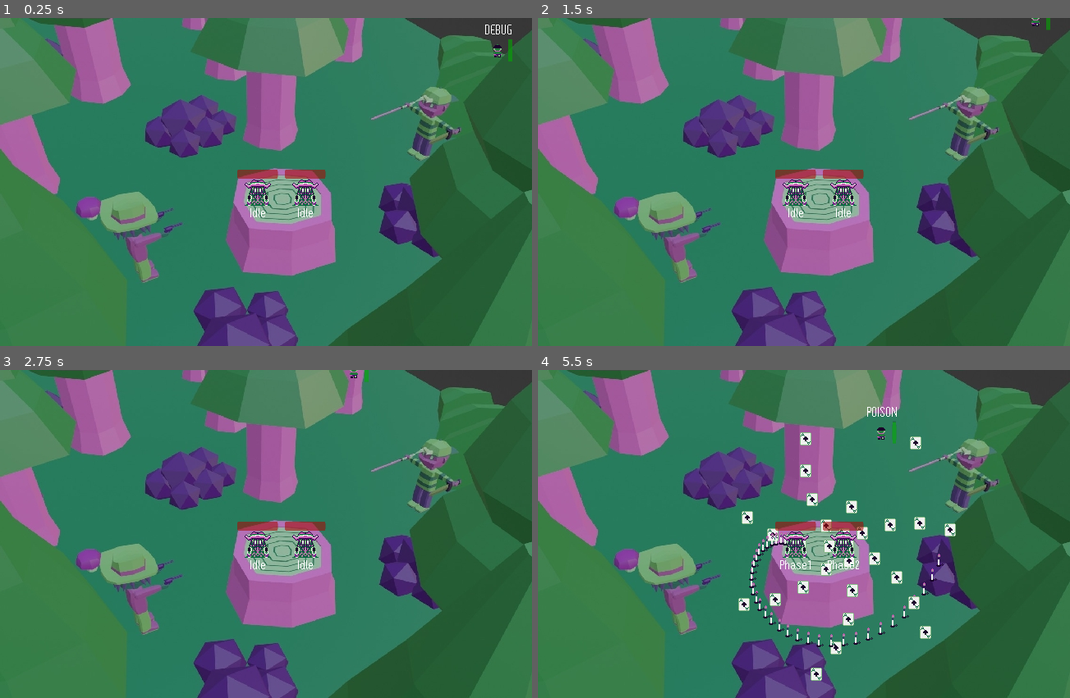
Above: before the commit, frames 1-4 (two rows, left to right).
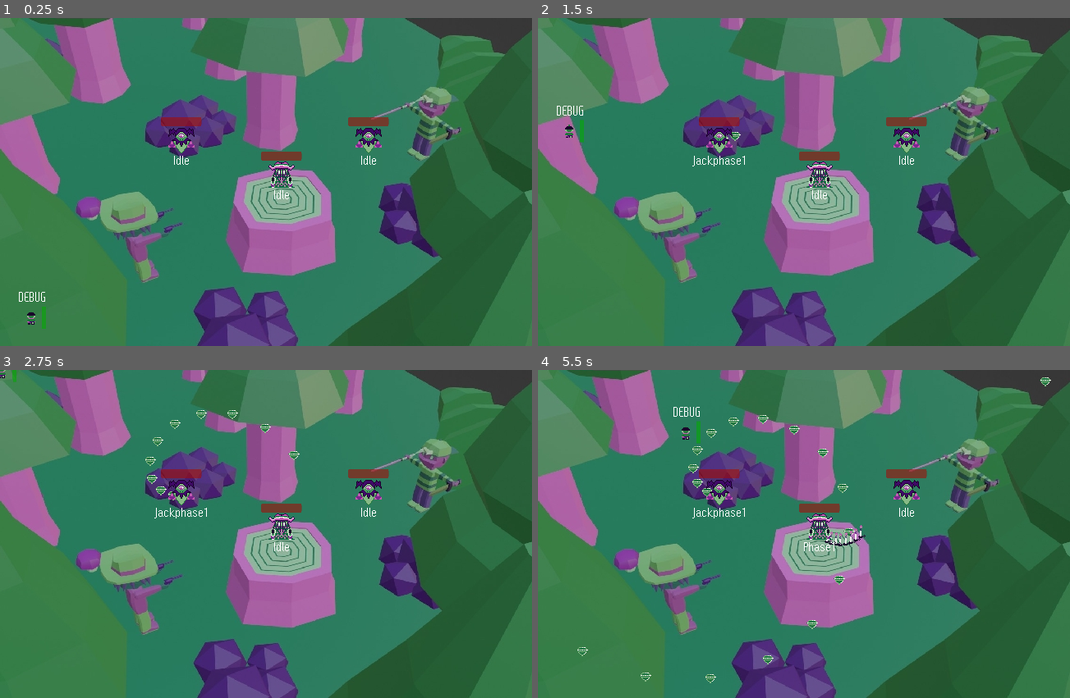
Above: after the commit, the same moments.

Repository: b4k4kozmo/bullet-hell-24
Game: Godot game, scene res://boss_room.tscn
Same seed, same stepped clock (60 frames per second), same inputs: the game is played once before the commit and once after it.
Inputs:
- Up to frame 1 (0.25 s): no input
- Up to frame 2 (1.5 s): tap Enter at 0.5 s; hold W (move_up) from 0.53 s (still down); tap Space (action) at 0.6 s; tap Shift (walk) at 1.35 s
- Up to frame 3 (2.75 s): release W (move_up) at 2.03 s; hold A (move_left) from 2.03 s (still down); tap Space (action) at 2.1 s
- Up to frame 4 (5.5 s): tap Shift (walk) at 2.85, 4.35 s; release A (move_left) at 3.53 s; hold S (move_down) 3.53-4.28 s; tap Space (action) at 3.6, 5.1 s; hold D (move_right) 4.28-5.03 s; hold W (move_up) from 5.03 s (still down)

The runs differ from the first frame. In frame 1, 2.7% of the frame differs, in the area x 3-97%, y 2-95%; in frame 2, 2.7%; in frame 3, 2.9%; in frame 4, 5.9%, in the area x 7-97%, y 2-96%.

Commit message:
new enemy
kamijack is an enemy with different phases and stats

Diff:
--- /dev/null
+++ b/Jackphase1.gd
@@ -0,0 +1,14 @@
+extends State
+
+func enter():
+	super.enter()
+	owner.alpha = -.333
+	owner.bullet_type = 7
+	speed.start()
+	if Bgm.stream != load("res://sounds/Dreaming through the Jungle.mp3"):
+		Bgm.stream = load("res://sounds/Dreaming through the Jungle.mp3")
+		Bgm.play()
+
+func transition():
+	if can_transition:
+		get_parent().change_state("Jackphase2")
--- /dev/null
+++ b/Jackphase2.gd
@@ -0,0 +1,11 @@
+extends State
+
+func enter():
+	super.enter()
+	owner.alpha = 7.77
+	owner.bullet_type = 8
+	speed.start()
+
+func transition():
+	if can_transition:
+		get_parent().change_state("Jackphase3")
--- /dev/null
+++ b/Jackphase3.gd
@@ -0,0 +1,14 @@
+extends State
+
+func enter():
+	super.enter()
+	owner.alpha = 4.44
+	#can change music in different states
+	#Bgm.stop()
+	owner.bullet_type = 9
+	speed.start()
+
+func transition():
+	if can_transition:
+		#speed.wait_time = speed.wait_time/2
+		get_parent().change_state("Jackphase1")
--- a/boss_room.tscn
+++ b/boss_room.tscn
@@ -1,8 +1,8 @@
 [gd_scene load_steps=7 format=3 uid="uid://bhryb2orfoclh"]
 
 [ext_resource type="PackedScene" uid="uid://pajd7oo5vays" path="res://spaghetti.tscn" id="1_s6tax"]
+[ext_resource type="PackedScene" uid="uid://dh4s5ctqeweq6" path="res://kamijack.tscn" id="2_2fwpo"]
 [ext_resource type="PackedScene" uid="uid://4cqla6d7d6hd" path="res://player.tscn" id="2_7vtuo"]
-[ext_resource type="Script" path="res://spaghetti2.gd" id="2_mstta"]
 [ext_resource type="Texture2D" uid="uid://brj8q14wfmea5" path="res://sprites/IMG_4034.JPG" id="3_phblx"]
 
 [sub_resource type="CanvasTexture" id="CanvasTexture_ntpr2"]
@@ -13,16 +13,17 @@
 [node name="BossRoom" type="Node2D"]
 
 [node name="Spaghetti" parent="." instance=ExtResource("1_s6tax")]
-position = Vector2(314, 213)
+position = Vector2(343, 191)
 alpha = 3.043
 
-[node name="Spaghetti2" parent="." instance=ExtResource("1_s6tax")]
-position = Vector2(372, 213)
-script = ExtResource("2_mstta")
-alpha = 0.0
+[node name="Kamijack" parent="." instance=ExtResource("2_2fwpo")]
+position = Vector2(221, 149)
+
+[node name="Kamijack2" parent="." instance=ExtResource("2_2fwpo")]
+position = Vector2(449, 149)
 
 [node name="Player" parent="." instance=ExtResource("2_7vtuo")]
-position = Vector2(606, 40)
+position = Vector2(38, 366)
 collision_layer = 3
 collision_mask = 3
 
--- a/bullet.tscn
+++ b/bullet.tscn
@@ -8,14 +8,16 @@
 [ext_resource type="Texture2D" uid="uid://f6my4hvinndh" path="res://sprites/kamibokken.png" id="6_icaaa"]
 [ext_resource type="Texture2D" uid="uid://dwixajydsfmuh" path="res://sprites/shuriken_down1.png" id="6_ug5ci"]
 [ext_resource type="Texture2D" uid="uid://cq3ispglr04be" path="res://sprites/shuriken_down2.png" id="7_y4x8a"]
+[ext_resource type="Texture2D" uid="uid://na2mk41474kf" path="res://sprites/gem.png" id="9_6fldt"]
 [ext_resource type="Texture2D" uid="uid://di8t5g4jixho2" path="res://sprites/snowball.png" id="9_ytdby"]
+[ext_resource type="Texture2D" uid="uid://buliksyfmel60" path="res://sprites/sando_half.png" id="11_yr5se"]
 
 [sub_resource type="RectangleShape2D" id="RectangleShape2D_uom7v"]
 size = Vector2(4, 4)
 
 [node name="Bullet" type="Area2D"]
 script = ExtResource("1_4tedr")
-texture_array = Array[Texture2D]([ExtResource("2_321cf"), ExtResource("3_4s78l"), ExtResource("4_mklnw"), ExtResource("5_lr5dj"), ExtResource("6_ug5ci"), ExtResource("7_y4x8a"), ExtResource("6_icaaa"), ExtResource("9_ytdby")])
+texture_array = Array[Texture2D]([ExtResource("2_321cf"), ExtResource("3_4s78l"), ExtResource("4_mklnw"), ExtResource("5_lr5dj"), ExtResource("6_ug5ci"), ExtResource("7_y4x8a"), ExtResource("6_icaaa"), ExtResource("9_6fldt"), ExtResource("9_ytdby"), ExtResource("11_yr5se")])
 
 [node name="Sprite2D" type="Sprite2D" parent="."]
 z_index = -1
--- /dev/null
+++ b/kamijack.tscn
@@ -0,0 +1,102 @@
+[gd_scene load_steps=12 format=3 uid="uid://dh4s5ctqeweq6"]
+
+[ext_resource type="Script" path="res://spaghetti2.gd" id="1_6bgo7"]
+[ext_resource type="PackedScene" uid="uid://comrovgj0rfvd" path="res://bullet.tscn" id="2_m4nf5"]
+[ext_resource type="Texture2D" uid="uid://cnxpj2wa0vhcr" path="res://sprites/kamijack_down_1.png" id="3_17oli"]
+[ext_resource type="FontFile" uid="uid://c720lro2tedqy" path="res://fonts/x12y16pxMaruMonica.ttf" id="4_krhc7"]
+[ext_resource type="Script" path="res://scripts/FiniteStateMachine.gd" id="5_i268j"]
+[ext_resource type="Script" path="res://scripts/Idle.gd" id="6_0w4su"]
+[ext_resource type="Script" path="res://Jackphase1.gd" id="7_jpkhd"]
+[ext_resource type="Script" path="res://Jackphase2.gd" id="8_rix2s"]
+[ext_resource type="Script" path="res://Jackphase3.gd" id="9_oidy0"]
+
+[sub_resource type="CircleShape2D" id="CircleShape2D_ikxcq"]
+radius = 195.604
+
+[sub_resource type="RectangleShape2D" id="RectangleShape2D_mg4nb"]
+
+[node name="Kamijack" type="CharacterBody2D" groups=["enemy"]]
+position = Vector2(372, 213)
+script = ExtResource("1_6bgo7")
+bullet_node = ExtResource("2_m4nf5")
+
+[node name="Sprite2D" type="Sprite2D" parent="."]
+texture = ExtResource("3_17oli")
+
+[node name="Speed" type="Timer" parent="."]
+wait_time = 0.15
+
+[node name="Duration" type="Timer" parent="."]
+wait_time = 5.0
+
+[node name="Debug" type="Label" parent="."]
+anchors_preset = 5
+anchor_left = 0.5
+anchor_right = 0.5
+offset_left = -20.0
+offset_top = 16.0
+offset_right = 20.0
+offset_bottom = 39.0
+grow_horizontal = 2
+theme_override_fonts/font = ExtResource("4_krhc7")
+text = "Debug"
+horizontal_alignment = 1
+
+[node name="PlayerDetection" type="Area2D" parent="."]
+
+[node name="CollisionShape2D" type="CollisionShape2D" parent="PlayerDetection"]
+unique_name_in_owner = true
+shape = SubResource("CircleShape2D_ikxcq")
+
+[node name="FiniteStateMachine" type="Node2D" parent="."]
+script = ExtResource("5_i268j")
+
+[node name="Idle" type="Node2D" parent="FiniteStateMachine"]
+script = ExtResource("6_0w4su")
+
+[node name="Jackphase1" type="Node2D" parent="FiniteStateMachine"]
+script = ExtResource("7_jpkhd")
+
+[node name="Jackphase2" type="Node2D" parent="FiniteStateMachine"]
+script = ExtResource("8_rix2s")
+
+[node name="Jackphase3" type="Node2D" parent="FiniteStateMachine"]
+script = ExtResource("9_oidy0")
+
+[node name="CollisionShape2D" type="CollisionShape2D" parent="."]
+shape = SubResource("RectangleShape2D_mg4nb")
+
+[node name="ProgressBar" type="ProgressBar" parent="."]
+visible = false
+custom_minimum_size = Vector2(198, 2.08165e-12)
+anchors_preset = 5
+anchor_left = 0.5
+anchor_right = 0.5
+offset_left = -57.0
+offset_top = -49.0
+offset_right = 141.0
+offset_bottom = -22.0
+grow_horizontal = 2
+scale = Vector2(0.6, 0.6)
+max_value = 999.0
+value = 999.0
+
+[node name="ProgressBar2" type="ProgressBar" parent="."]
+modulate = Color(0.892161, 0.0610557, 0.0360141, 1)
+custom_minimum_size = Vector2(198, 2.08165e-12)
+anchors_preset = 5
+anchor_left = 0.5
+anchor_right = 0.5
+offset_left = -25.0
+offset_top = -28.0
+offset_right = 173.0
+offset_bottom = -1.0
+grow_horizontal = 2
+scale = Vector2(0.25, 0.4)
+theme_override_constants/outline_size = 1
+max_value = 444.0
+value = 444.0
+show_percentage = false
+
+[connection signal="timeout" from="Speed" to="." method="_on_speed_timeout"]
+[connection signal="body_entered" from="PlayerDetection" to="FiniteStateMachine/Idle" method="_on_player_entered"]
--- /dev/null
+++ b/scripts/Jackphase1.gd
@@ -0,0 +1,14 @@
+extends State
+
+func enter():
+	super.enter()
+	owner.alpha = 0.111
+	owner.bullet_type = 0
+	speed.start()
+	if Bgm.stream != load("res://sounds/Dreaming through the Jungle.mp3"):
+		Bgm.stream = load("res://sounds/Dreaming through the Jungle.mp3")
+		Bgm.play()
+
+func transition():
+	if can_transition:
+		get_parent().change_state("Phase2")
--- a/scripts/Player.gd
+++ b/scripts/Player.gd
@@ -81,6 +81,14 @@
 			slow()
 		3:
 			stun()
+		7:
+			$AudioStreamPlayer2D.play()
+			health -= 7
+		8:
+			slow()
+		9:
+			$AudioStreamPlayer2D.play()
+			health += 5
 
 func fire():
 	debug.text = "fire"
--- a/spaghetti2.gd
+++ b/spaghetti2.gd
@@ -2,11 +2,11 @@
 
 var theta: float = 0.0
 @export_range(0,2*PI) var alpha: float = 0.0
-@export var health = 999
+@export var health = 444
 
 @export var bullet_node: PackedScene
 var bullet_type: int = 0
-var starting_phase = "Phase2"
+var starting_phase = "Jackphase1"
 
 func _process(_delta):
 	$ProgressBar2.value = health
Not shown: 1 places in bullet.tscn that only renumber resources
Not shown, changed: export_presets.cfg
Not shown, added: builds/kb-alpha_v2.1.exe
Not shown, added: builds/kb-alpha_v2.1.pck
Not shown, changed: bulletweb/folderbullet/index.html
Not shown, changed: bulletweb/folderbullet/index.pck
